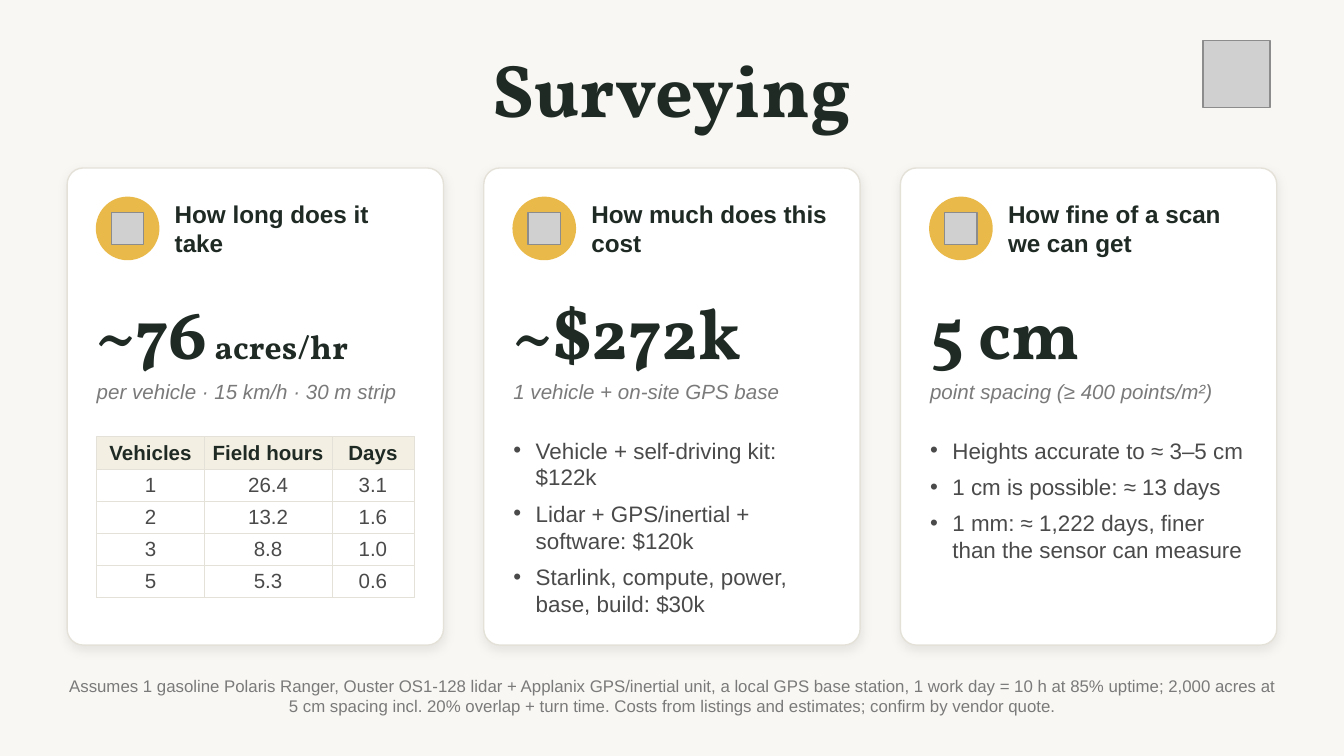
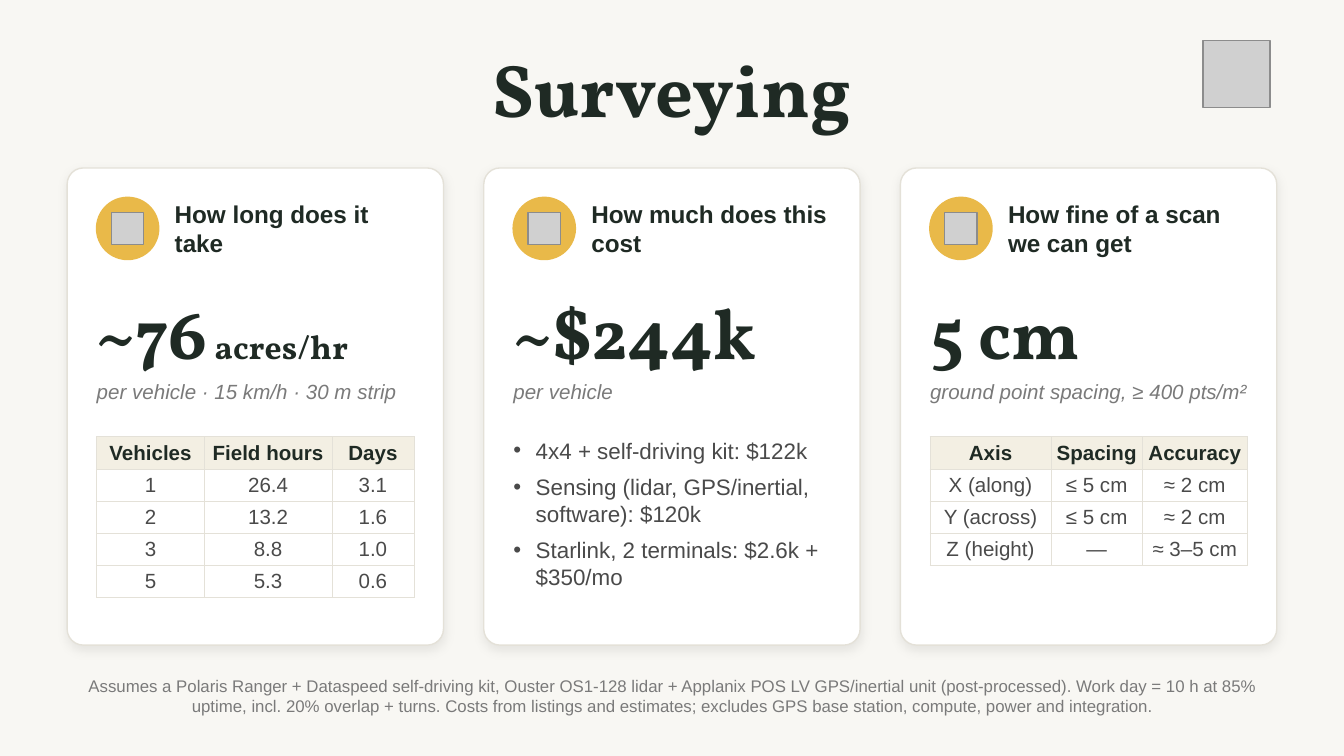
Before and after one commit to alexyev/MITEC-26, a slide deck: slide 1 of research/survey/slide/surveying_slide.pptx. Drawn at 1344x756 pixels with LibreOffice and Linux fonts; fonts in the diff are those of the drawing; grey boxes stand for pictures. Boxes give left, top, right and bottom in pixels: in the first picture for what was removed or moved away, otherwise in the second. Text is boxed around its words. In the diff, an @@ line names an element or a change of style, - is before the commit and + after.

```diff
--- a/research/survey/slide/surveying_slide.pptx
+++ b/research/survey/slide/surveying_slide.pptx
@@ text at (x1=513, y1=306, x2=757, y2=391): text changed @@
-~$272k
+~$244k
@@ text at (x1=513, y1=384, x2=613, y2=403): text changed @@
-1 vehicle + on-site GPS base
+per vehicle
@@ text at (x1=930, y1=384, x2=1246, y2=403): text changed @@
-point spacing (≥ 400 points/m²)
+ground point spacing, ≥ 400 pts/m²
@@ text at (x1=536, y1=442, x2=810, y2=587): text changed @@
-• Vehicle + self-driving kit: $122k
-• Lidar + GPS/inertial + software: $120k
-• Starlink, compute, power, base, build: $30k
+• 4x4 + self-driving kit: $122k
+• Sensing (lidar, GPS/inertial, software): $120k
+• Starlink, 2 terminals: $2.6k + $350/mo
@@ table added at (x1=930, y1=437, x2=1247, y2=571), 4 rows, 3 columns @@
+Axis | Spacing | Accuracy
+X (along) | ≤ 5 cm | ≈ 2 cm
+Y (across) | ≤ 5 cm | ≈ 2 cm
+Z (height) | — | ≈ 3–5 cm
@@ text removed at (x1=952, y1=443, x2=1243, y2=558) @@
-• Heights accurate to ≈ 3–5 cm
-• 1 cm is possible: ≈ 13 days
-• 1 mm: ≈ 1,222 days, finer than the sensor can measure
@@ text at (x1=88, y1=680, x2=1256, y2=716): text changed @@
-Assumes 1 gasoline Polaris Ranger, Ouster OS1-128 lidar + Applanix GPS/inertial unit, a local GPS base station, 1 work day = 10 h at 85% uptime; 2,000 acres at 5 cm spacing incl. 20% overlap + turn time. Costs from listings and estimates; confirm by vendor quote.
+Assumes a Polaris Ranger + Dataspeed self-driving kit, Ouster OS1-128 lidar + Applanix POS LV GPS/inertial unit (post-processed). Work day = 10 h at 85% uptime, incl. 20% overlap + turns. Costs from listings and estimates; excludes GPS base station, compute, power and integration.
```
Also in this commit, not shown: 2 other files.
